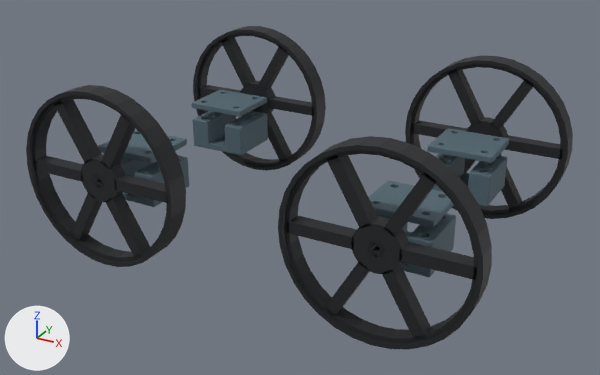
The Blender file assets/blender/parts/module_wheels.blend, before and after one commit.
Rendered twice from a 50 mm lens placed at (1.69, -3.13, 1.81), pointed at (0.0, -0.06, 0.27). Every picture has the same lights, and +X, +Y and +Z are marked at lower left. The older version comes first.

Objects in the first picture: 'mesh_rubber_and_chip_17', 'mesh_rubber_and_chip_18', 'mesh_rubber_and_chip_19', 'mesh_rubber_and_chip_20', 'print_motor_cap__1', 'print_motor_cap__2', 'print_motor_cap__3', 'print_motor_cap__4', 'print_motor_saddle__1', 'print_motor_saddle__2', 'print_motor_saddle__3', 'print_motor_saddle__4'.
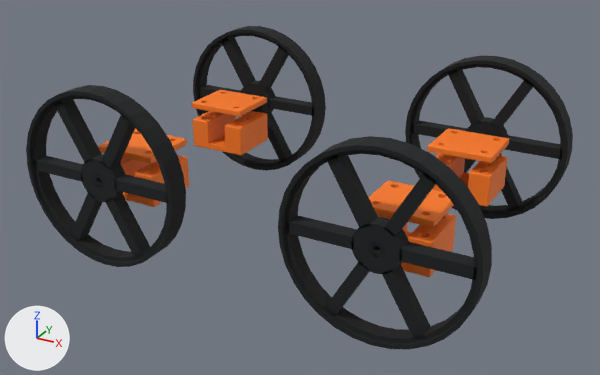
Pixel boxes (x1, y1, x2, y2) of what changed, in the pictures (600 x 375 px):
```json
{"object": "print_motor_saddle__4", "change": "recoloured", "before": [193, 111, 268, 155], "after": [193, 111, 268, 155], "on screen": "dark blue to orange"}
{"object": "print_motor_cap__1", "change": "recoloured", "before": [369, 180, 453, 227], "after": [369, 180, 453, 227], "on screen": "dark blue to orange"}
{"object": "print_motor_saddle__2", "change": "recoloured", "before": [433, 153, 507, 207], "after": [433, 153, 507, 207], "on screen": "dark blue to orange"}
{"object": "print_motor_cap__2", "change": "recoloured", "before": [427, 128, 509, 163], "after": [427, 128, 509, 163], "on screen": "dark blue to orange"}
{"object": "print_motor_saddle__1", "change": "recoloured", "before": [377, 213, 456, 277], "after": [377, 213, 456, 277], "on screen": "dark blue to orange"}
{"object": "print_motor_cap__4", "change": "recoloured", "before": [192, 90, 267, 117], "after": [192, 90, 267, 117], "on screen": "dark blue to orange"}
{"object": "print_motor_saddle__3", "change": "recoloured", "before": [120, 155, 189, 207], "after": [120, 155, 189, 207], "on screen": "dark blue to orange"}
{"object": "print_motor_cap__3", "change": "recoloured", "before": [98, 129, 187, 163], "after": [98, 129, 187, 163], "on screen": "dark blue to orange"}
```

Edits to the scene script, one JSON object a line:
```json
{"op": "add", "block": "mat_petg", "code": ["mat_petg = principled_material('petg')", "mat_petg.base_color = (1.0, 0.195, 0.0103)  # orange #ff7a1a", "mat_petg.roughness = 0.65"]}
{"block": "me_cube_009", "where": "me_cube_009.from_pydata(...)  # 700 vertices, 392 faces, 8 loose edges; spans x -1.0..1.0, y -0.9..0.9, z -0.1..0.1"}
{"op": "remove", "block": "me_cube_009", "code": "me_cube_009.materials.append(mat_petg_001)  # dark blue #50656f"}
{"op": "add", "block": "me_cube_009", "code": "me_cube_009.materials.append(mat_petg)  # orange #ff7a1a"}
{"block": "me_cube_011", "where": "me_cube_011.from_pydata(...)  # 700 vertices, 392 faces, 8 loose edges; spans x -1.0..1.0, y -0.9..0.9, z -0.1..0.1"}
{"op": "remove", "block": "me_cube_011", "code": "me_cube_011.materials.append(mat_petg_001)  # dark blue #50656f"}
{"op": "add", "block": "me_cube_011", "code": "me_cube_011.materials.append(mat_petg)  # orange #ff7a1a"}
{"block": "me_cube_013", "where": "me_cube_013.from_pydata(...)  # 700 vertices, 392 faces, 8 loose edges; spans x -1.0..1.0, y -0.9..0.9, z -0.1..0.1"}
{"op": "remove", "block": "me_cube_013", "code": "me_cube_013.materials.append(mat_petg_001)  # dark blue #50656f"}
{"op": "add", "block": "me_cube_013", "code": "me_cube_013.materials.append(mat_petg)  # orange #ff7a1a"}
{"block": "me_cube_001", "where": "me_cube_001.from_pydata(...)  # 700 vertices, 392 faces, 8 loose edges; spans x -1.0..1.0, y -0.9..0.9, z -0.1..0.1"}
{"op": "remove", "block": "me_cube_001", "code": "me_cube_001.materials.append(mat_petg_001)  # dark blue #50656f"}
{"op": "add", "block": "me_cube_001", "code": "me_cube_001.materials.append(mat_petg)  # orange #ff7a1a"}
{"block": "me_cube_002", "where": "me_cube_002.from_pydata(...)  # 927 vertices, 527 faces, 8 loose edges; spans x -1.0..1.0, y -0.9..0.9, z -0.5..0.5"}
{"op": "remove", "block": "me_cube_002", "code": "me_cube_002.materials.append(mat_petg_001)  # dark blue #50656f"}
{"op": "add", "block": "me_cube_002", "code": "me_cube_002.materials.append(mat_petg)  # orange #ff7a1a"}
{"block": "me_cube_005", "where": "me_cube_005.from_pydata(...)  # 927 vertices, 527 faces, 8 loose edges; spans x -1.0..1.0, y -0.9..0.9, z -0.5..0.5"}
{"op": "remove", "block": "me_cube_005", "code": "me_cube_005.materials.append(mat_petg_001)  # dark blue #50656f"}
{"op": "add", "block": "me_cube_005", "code": "me_cube_005.materials.append(mat_petg)  # orange #ff7a1a"}
{"block": "me_cube_007", "where": "me_cube_007.from_pydata(...)  # 927 vertices, 527 faces, 8 loose edges; spans x -1.0..1.0, y -0.9..0.9, z -0.5..0.5"}
{"op": "remove", "block": "me_cube_007", "code": "me_cube_007.materials.append(mat_petg_001)  # dark blue #50656f"}
{"op": "add", "block": "me_cube_007", "code": "me_cube_007.materials.append(mat_petg)  # orange #ff7a1a"}
{"block": "me_cube_015", "where": "me_cube_015.from_pydata(...)  # 927 vertices, 527 faces, 8 loose edges; spans x -1.0..1.0, y -0.9..0.9, z -0.5..0.5"}
{"op": "remove", "block": "me_cube_015", "code": "me_cube_015.materials.append(mat_petg_001)  # dark blue #50656f"}
{"op": "add", "block": "me_cube_015", "code": "me_cube_015.materials.append(mat_petg)  # orange #ff7a1a"}
```
